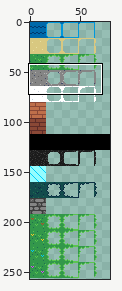
Pixel-art file, stored at aseprite/tiles_biome.aseprite. Above, an overview of the earlier version with the close-up marked.
Close-up. Before the edit:
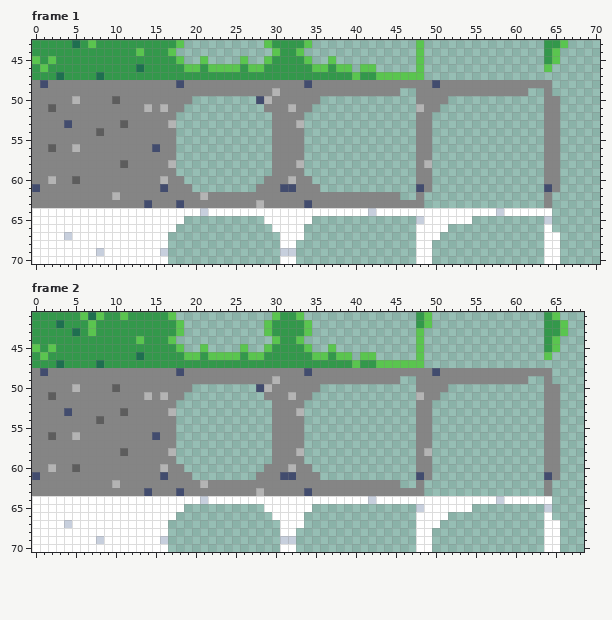
80x257 pixels, 4 frames. Shown: frame 1: x 0..70, y 43..70; frame 2: x 0..68, y 41..70. The commit also changed other frames or places, which this record leaves out.
The same view after the edit:
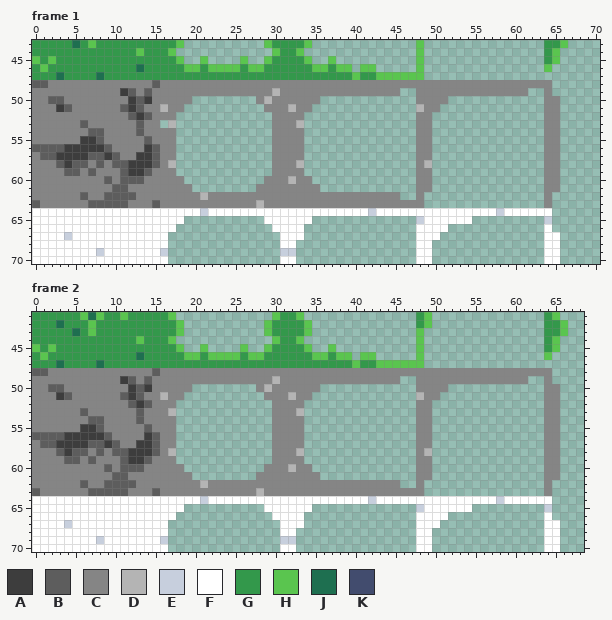
Palette (. is transparent): A #3d3d3d  B #5d5d5d  C #858585  D #b4b4b4  E #c7cfdd  F #ffffff  G #33984b  H #5ac54f  J #1e6f50  K #424c6e
The edit:
Frame 1:
Colour C gives way to colour A in row 49 at x 11; in row 50 at x 12 and 14; in row 51 at x 3 and 12; in row 52 at x 13; in row 55 at x 6 to 7; in row 56 at x 4, 6 to 8 and 14.
Colour C gives way to colour A in row 57 at x 3 to 6, 9 and 13 to 14; in row 58 at x 4 and 12 to 14; in row 59 at x 12 to 13.
Colour D gives way to colour A in row 56 at x 5.
Colour C gives way to colour B in row 48 at x 0 and 15; in row 49 at x 12 and 14; in row 50 at x 2 to 3 and 13; in row 51 at x 4, 11 and 13; in row 52 at x 12 and 14; in row 53 at x 6 and 13.
Colour C gives way to colour B in row 54 at x 7 and 13; in row 55 at x 8 and 14; in row 56 at x 0 to 1, 3 and 9; in row 57 at x 1 to 2, 7 to 8, 10 and 15; in row 58 at x 3, 5 to 6, 8, 10 and 15; in row 59 at x 4 to 5, 7, 11 and 14.
Colour C gives way to colour B in row 60 at x 9 and 11 to 13; in row 61 at x 10 to 11; in row 62 at x 6, 9 and 11 to 12; in row 63 at x 0, 7 to 11 and 15.
Colour D gives way to colour B in row 62 at x 10.
Colour K gives way to colour B in row 48 at x 1; in row 56 at x 15.
Colour B gives way to colour C in row 50 at x 10; in row 51 at x 2; in row 53 at x 11; in row 60 at x 5.
Colour D gives way to colour C in row 50 at x 5; in row 51 at x 14; in row 60 at x 2 and 16.
Colour K gives way to colour C in row 48 at x 18, 34 and 50; in row 50 at x 28; in row 53 at x 4; in row 61 at x 0, 16, 31 to 32, 48 and 64; in row 63 at x 14, 18 and 34.
Colour C is gone in row 53 at x 16.
Frame 2:
Colour C gives way to colour A in row 49 at x 11; in row 50 at x 12 and 14; in row 51 at x 3 and 12; in row 52 at x 13; in row 55 at x 6 to 7; in row 56 at x 4, 6 to 8 and 14.
Colour C gives way to colour A in row 57 at x 3 to 6, 9 and 13 to 14; in row 58 at x 4 and 12 to 14; in row 59 at x 12 to 13.
Colour D gives way to colour A in row 56 at x 5.
Colour C gives way to colour B in row 48 at x 0 and 15; in row 49 at x 12 and 14; in row 50 at x 2 to 3 and 13; in row 51 at x 4, 11 and 13; in row 52 at x 12 and 14; in row 53 at x 6 and 13.
Colour C gives way to colour B in row 54 at x 7 and 13; in row 55 at x 8 and 14; in row 56 at x 0 to 1, 3 and 9; in row 57 at x 1 to 2, 7 to 8, 10 and 15; in row 58 at x 3, 5 to 6, 8, 10 and 15; in row 59 at x 4 to 5, 7, 11 and 14.
Colour C gives way to colour B in row 60 at x 9 and 11 to 13; in row 61 at x 10 to 11; in row 62 at x 6, 9 and 11 to 12; in row 63 at x 0, 7 to 11 and 15.
Colour D gives way to colour B in row 62 at x 10.
Colour K gives way to colour B in row 48 at x 1; in row 56 at x 15.
Colour B gives way to colour C in row 50 at x 10; in row 51 at x 2; in row 53 at x 11; in row 60 at x 5.
Colour D gives way to colour C in row 50 at x 5; in row 51 at x 14; in row 60 at x 2 and 16.
Colour K gives way to colour C in row 48 at x 18, 34 and 50; in row 50 at x 28; in row 53 at x 4; in row 61 at x 0, 16, 31 to 32, 48 and 64; in row 63 at x 14, 18 and 34.
